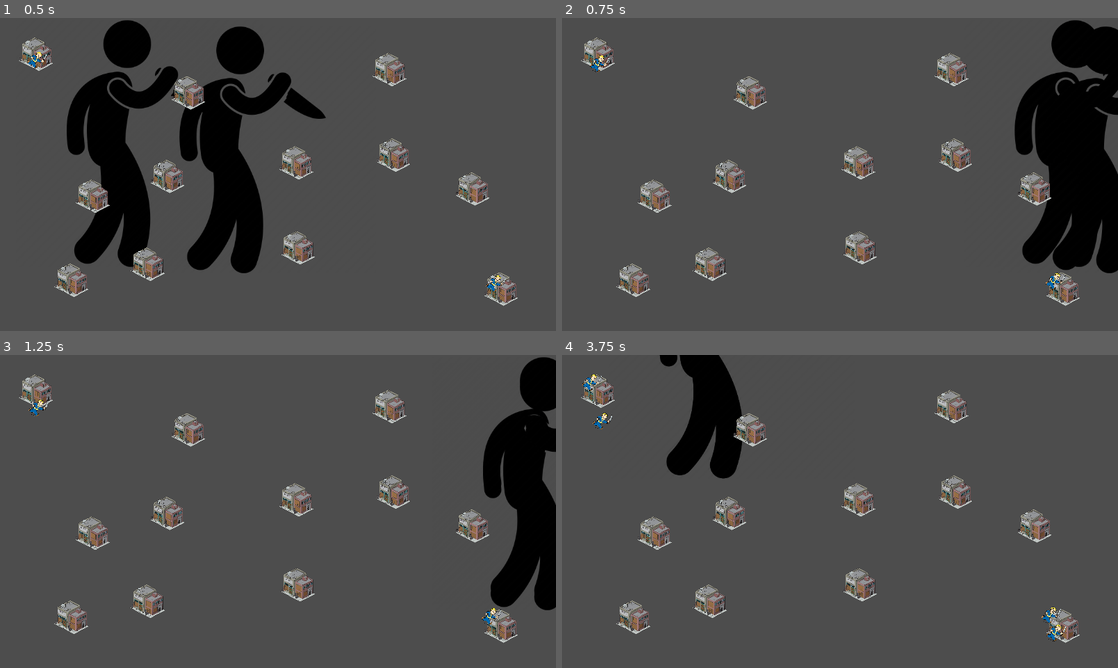
Above: before the commit, frames 1-4 (two rows, left to right).
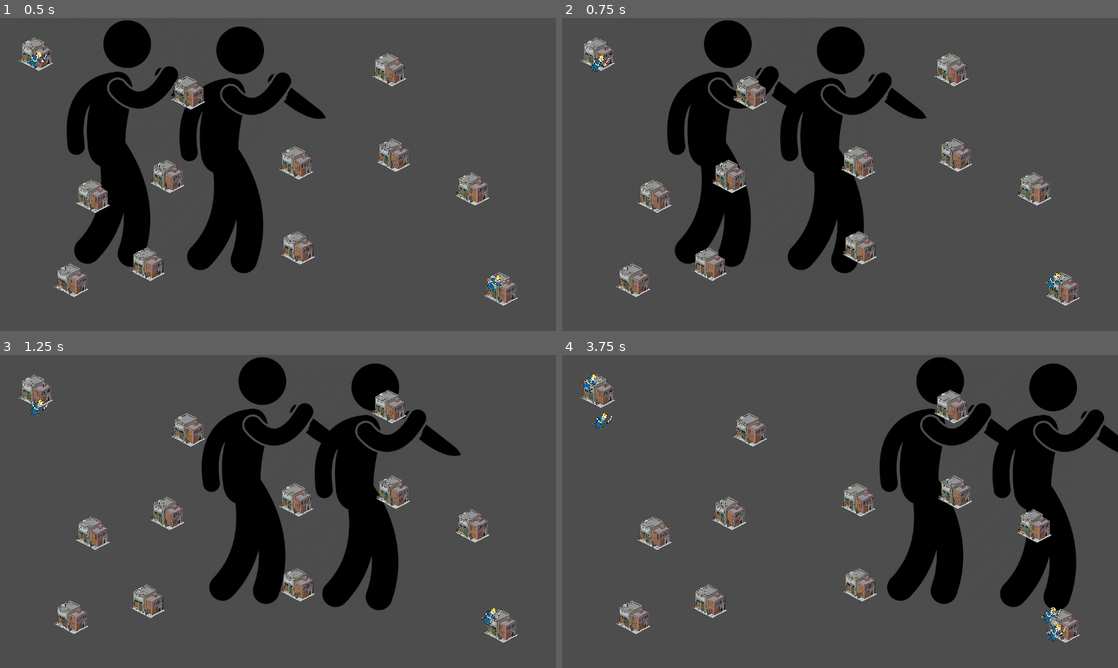
Above: after the commit, the same moments.

Repository: Alfenstein8/createjam
Game: Godot game, scene res://scenes/level.tscn
The game is run twice, just before and just after one commit, with the same random seed, the same clock (stepped at 60 frames per second) and the same inputs.
Inputs:
- Up to frame 1 (0.5 s): no input
- Up to frame 2 (0.75 s): hold D (p1_right) from 0.53 s (still down)
- Up to frame 3 (1.25 s): keep holding D (p1_right)
- Up to frame 4 (3.75 s): release D (p1_right) at 1.28 s; hold S (p1_down) 1.28-2.03 s; hold D (p1_right) 2.03-2.78 s; hold W (p1_up) 2.78-3.53 s; hold A (p1_left) from 3.53 s (still down)

Frame 1 is identical in both runs. In frame 2, 24% of the frame differs, in the area x 18-100%, y 0-82%; in frame 3, 22%; in frame 4, 18%.

Commit message:
reduced player speed

Diff:
--- a/Scripts/player.gd
+++ b/Scripts/player.gd
@@ -1,7 +1,7 @@
 extends Node2D
 
 # Speed of the player, pixels moved
-@export var speed = 4000
+@export var speed = 400
 # Random atm, should be changed when variable is known
 var screen_size
 signal hit
@@ -30,6 +30,8 @@
 	pass # Replace with function body.
 
 func _on_body_entered(body):
+	if (!body.is_in_group("gangmember") || body.player_owner == self):
+		return
 	hide() # Player disappears after being hit.
 	hit.emit()
 	# Must be deferred as we can't change physics properties on a physics callback.
--- a/scenes/enemy.tscn
+++ b/scenes/enemy.tscn
@@ -1,11 +1,19 @@
-[gd_scene load_steps=2 format=3 uid="uid://b06iaw2gbmwdu"]
+[gd_scene load_steps=3 format=3 uid="uid://b06iaw2gbmwdu"]
 
 [sub_resource type="NoiseTexture2D" id="NoiseTexture2D_xilsd"]
 width = 128
 height = 128
+
+[sub_resource type="CircleShape2D" id="CircleShape2D_8vyk7"]
 
 [node name="Enemy" type="Node2D"]
 
 [node name="Sprite2D" type="Sprite2D" parent="."]
 scale = Vector2(0.345, 0.345)
 texture = SubResource("NoiseTexture2D_xilsd")
+
+[node name="Area2D" type="Area2D" parent="."]
+
+[node name="CollisionShape2D" type="CollisionShape2D" parent="Area2D"]
+scale = Vector2(10, 10)
+shape = SubResource("CircleShape2D_8vyk7")
--- a/scenes/gangmember.tscn
+++ b/scenes/gangmember.tscn
@@ -1,9 +1,9 @@
-[gd_scene load_steps=3 format=3 uid="uid://cx2or4u78jn62"]
+[gd_scene load_steps=3 format=3 uid="uid://b85bnli78i1tm"]
 
 [ext_resource type="Script" path="res://Scripts/gangmember.gd" id="1_3bcnt"]
 [ext_resource type="Texture2D" uid="uid://csunh4bfunlhr" path="res://sprites/gangmember.png" id="1_e1ifn"]
 
-[node name="Gangmember" type="Node2D"]
+[node name="Gangmember" type="Node2D" groups=["gangmember"]]
 script = ExtResource("1_3bcnt")
 
 [node name="Sprite2D" type="Sprite2D" parent="."]
--- a/scenes/player.tscn
+++ b/scenes/player.tscn
@@ -1,11 +1,11 @@
 [gd_scene load_steps=4 format=3 uid="uid://7otgramulw64"]
 
 [ext_resource type="Script" path="res://Scripts/player.gd" id="1_mrbx4"]
-[ext_resource type="Texture2D" path="res://1864053.png" id="2_nmku4"]
+[ext_resource type="Texture2D" uid="uid://bkri378hb036r" path="res://1864053.png" id="2_nmku4"]
 
 [sub_resource type="CircleShape2D" id="CircleShape2D_p2klo"]
 
-[node name="Player" type="Node2D"]
+[node name="Player" type="Node2D" groups=["player"]]
 position = Vector2(518, 314)
 script = ExtResource("1_mrbx4")
 
